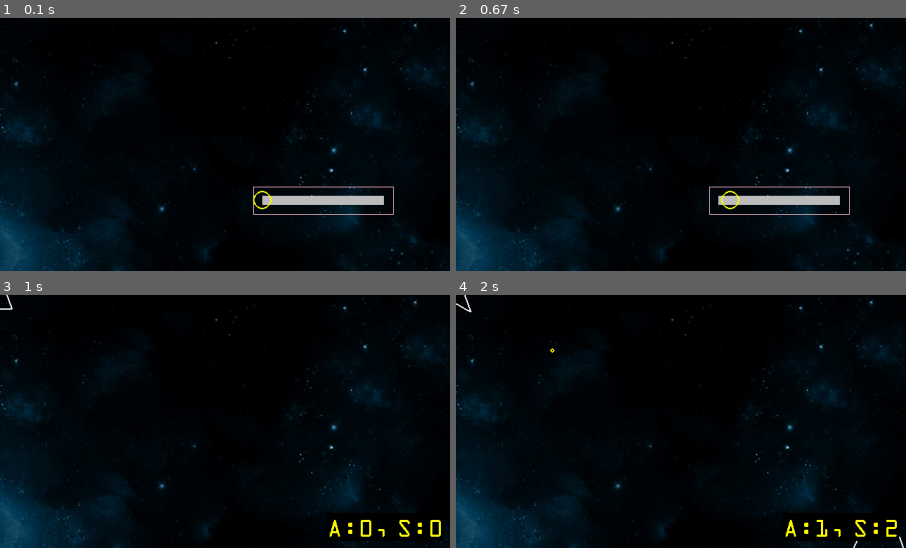
Above: before the commit, frames 1-4 (two rows, left to right).
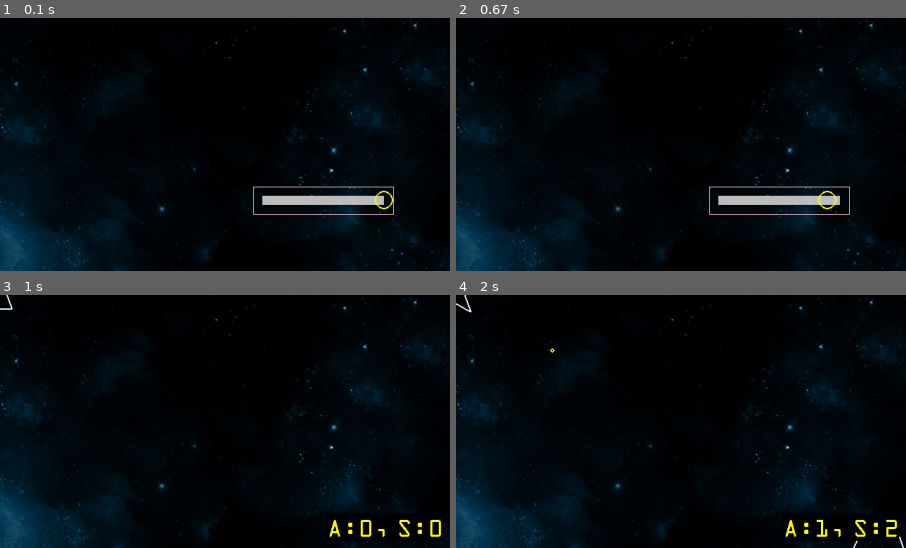
Above: after the commit, the same moments.

Repository: paulhunter/pygame-asteroids
Game: pygame game, started from main.py
The game is run twice, just before and just after one commit, with the same random seed, the same clock (stepped at 60 frames per second) and the same inputs.
Inputs (mouse positions are % of the whole screen's width and height, from its top left):
- Up to frame 1 (0.1 s): no input
- Up to frame 2 (0.67 s): click (86, 86) at 0.38 s
- Up to frame 3 (1 s): click "Start" at 0.72 s
- Up to frame 4 (2 s): tap Space at 1, 1.4, 1.7, 1.9 s; hold Right 1.33-1.8 s; hold Up from 1.83 s (still down)
The pictures show only the part of the screen within x 50-100%, y 50-100%; the shares and areas given below are measured in that part.

The runs differ from the first frame. In frame 1, 0.2% of the frame differs, in the area x 56-88%, y 67-76%; in frame 2, 0.2%, in the area x 58-85%, y 67-76%; in frame 3, nothing differs; in frame 4, nothing differs.

Commit message:
volume slider mvp

Diff:
--- a/main.py
+++ b/main.py
@@ -41,6 +41,11 @@
 def click_quit(state):
     state.quit = True
 
+def set_volume(state, ratio):
+    state.sounds.channel_main.set_volume(ratio/100)
+    if (not state.sounds.channel_main.get_busy()):
+        state.sounds.channel_main.play(state.sounds.interface_beep)
+
 
 def main():
     # Init the pygame engine and create our canvas
@@ -71,6 +76,7 @@
     state.quit = False
     state.sounds = types.SimpleNamespace()
     state.sounds.interface_beep = pygame.mixer.Sound('./sounds/interface-beep.wav')
+    state.sounds.channel_main = pygame.mixer.Channel(0)
 
     # all game objects that can be updated.
     state.updatable = pygame.sprite.Group()
@@ -114,6 +120,7 @@
     quit_button.on_click = lambda: click_quit(state)
 
     volume_slider = Slider((1000, 600), (200, 40))
+    volume_slider.on_change = lambda x: set_volume(state, x)
 
     # How To Menu Assets
     sub_canvas = pygame.Surface((200,400))
--- a/slider.py
+++ b/slider.py
@@ -41,7 +41,7 @@
 
         self.on_change = None
         self.range = pygame.Vector2(0,100)
-        self.value = 0
+        self.value = 100
 
 
     def set_range(self, range):
@@ -50,6 +50,8 @@
 
     def set_value(self, value):
         self.value = value
+        if callable(self.on_change):
+            self.on_change(self.value)
 
     def on_knob(self, point):
         o = pygame.Vector2(
